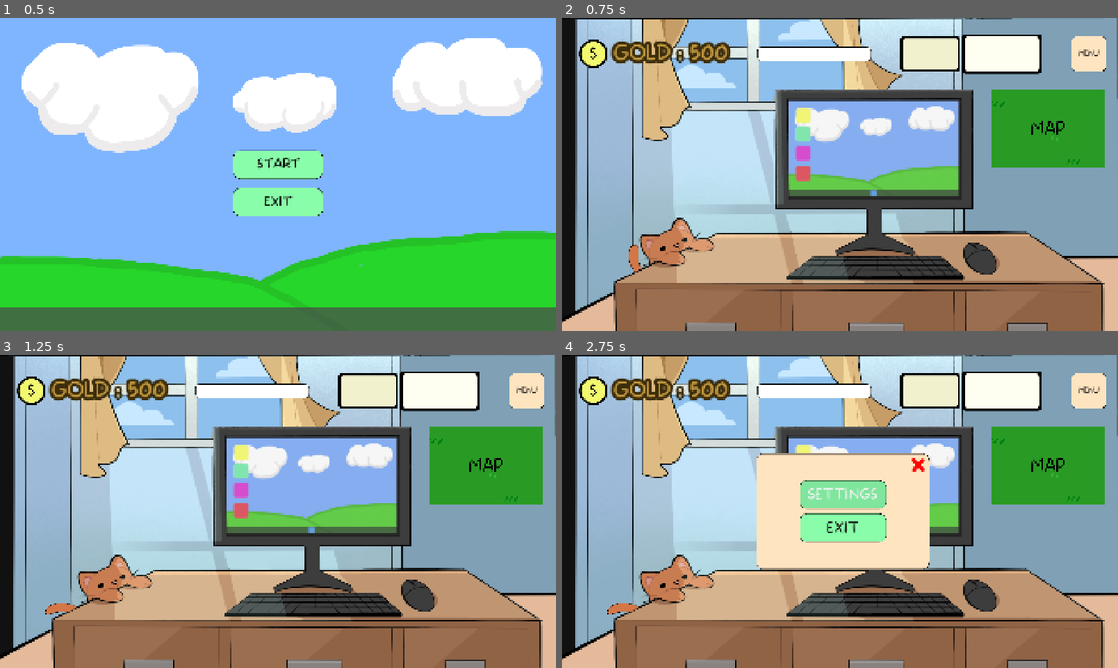
Above: before the commit, frames 1-4 (two rows, left to right).
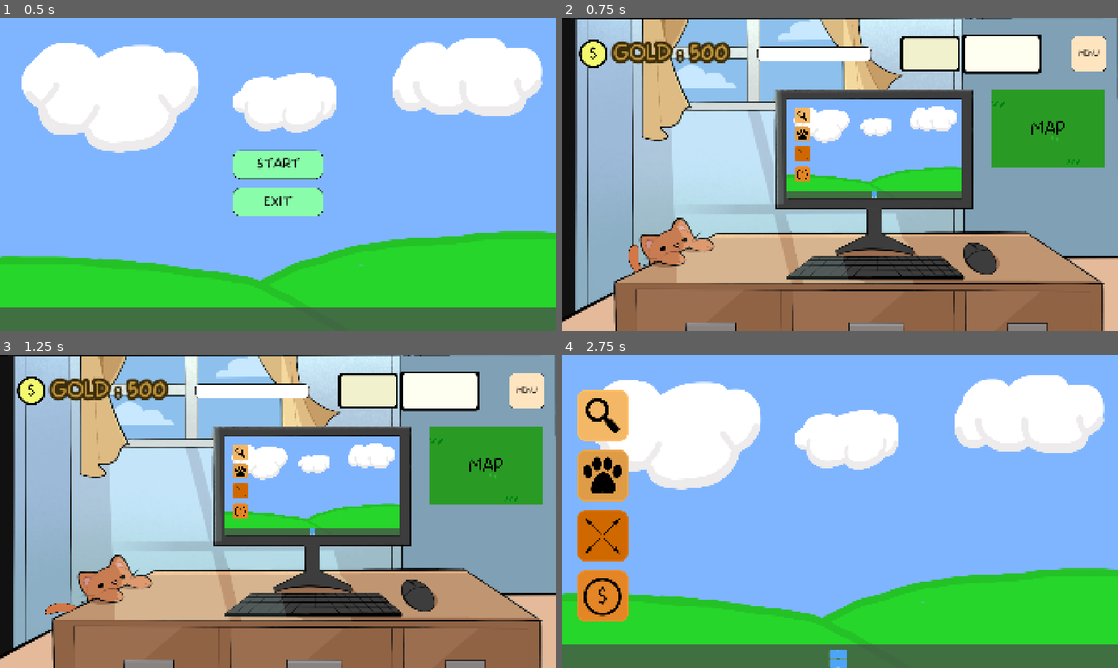
Above: after the commit, the same moments.

Repository: Gray-Alec58/gam-capstone
Game: Godot game, scene res://Scenes/start_screen.tscn
Same seed, same stepped clock (60 frames per second), same inputs: the game is played once before the commit and once after it.
Inputs:
- Up to frame 1 (0.5 s): no input
- Up to frame 2 (0.75 s): click "START" at 0.5 s
- Up to frame 3 (1.25 s): no input
- Up to frame 4 (2.75 s): click "MENU" at 1.25 s; click "SETTINGS" at 2 s

Frame 1 is identical in both runs. In frame 2, 3.3% of the frame differs, in the area x 40-72%, y 26-58%; in frame 3, 3.3%; in frame 4, 95%, in the area x 0-100%, y 0-100%.

Commit message:
computer transition anim WIP

Diff:
--- a/Scenes/ComputerTransition.tscn
+++ b/Scenes/ComputerTransition.tscn
@@ -15,7 +15,7 @@
 "times": PackedFloat32Array(0, 0.5),
 "transitions": PackedFloat32Array(1, 1),
 "update": 0,
-"values": [Vector2(780, 282.00003), Vector2(0, 0)]
+"values": [Vector2(778.00006, 284.00003), Vector2(0, 0)]
 }
 tracks/1/type = "value"
 tracks/1/imported = false
@@ -43,7 +43,7 @@
 "times": PackedFloat32Array(0, 0.5),
 "transitions": PackedFloat32Array(1, 1),
 "update": 0,
-"values": [Vector2(0, 0), Vector2(780, 282)]
+"values": [Vector2(0, 0), Vector2(788, 284)]
 }
 tracks/1/type = "value"
 tracks/1/imported = false
@@ -67,10 +67,10 @@
 [node name="ComputerTransitionAnim" type="Node2D" unique_id=1203946895]
 
 [node name="TextureRect" type="TextureRect" parent="." unique_id=518850762]
-offset_left = 780.0
-offset_top = 282.00003
-offset_right = 2700.001
-offset_bottom = 1362.0
+offset_left = 778.00006
+offset_top = 284.00003
+offset_right = 2698.0017
+offset_bottom = 1364.0
 scale = Vector2(0.312, 0.312)
 texture = ExtResource("1_b147v")
 stretch_mode = 4
--- a/Scenes/Scripts/computer.gd
+++ b/Scenes/Scripts/computer.gd
@@ -1,5 +1,9 @@
 extends Area2D
+
+@onready var CompTransitionAnim = $ComputerTransitionAnim/AnimationPlayer
 
 func _on_input_event(viewport: Node, event: InputEvent, shape_idx: int) -> void:
 	if event is InputEventMouseButton and event.button_index == MOUSE_BUTTON_LEFT:
+		CompTransitionAnim.play("Fade_In")
+		await get_tree().create_timer(0.5).timeout
 		get_tree().change_scene_to_file("res://Scenes/computer_background.tscn")
--- a/Scenes/Scripts/computer_screen.gd
+++ b/Scenes/Scripts/computer_screen.gd
@@ -1,4 +1,5 @@
 extends Control
+
 
 #exit computer screen and return to the main lobby scene
 func _on_exit_texture_button_pressed() -> void:
--- a/Scenes/office_scene.tscn
+++ b/Scenes/office_scene.tscn
@@ -7,6 +7,7 @@
 [ext_resource type="Script" uid="uid://ntfnre6lblwy" path="res://Scenes/Scripts/map_exit_area_2d.gd" id="4_rs28u"]
 [ext_resource type="FontFile" uid="uid://cg0sgnllbk1h7" path="res://Art/Fonts/more-sugar.thin.ttf" id="5_2pxgx"]
 [ext_resource type="Texture2D" uid="uid://dx1om4405l3yp" path="res://Art/catanims/tailsheet.png" id="7_2pxgx"]
+[ext_resource type="PackedScene" uid="uid://k27cmgf60qcn" path="res://Scenes/ComputerTransition.tscn" id="8_k6nbt"]
 
 [sub_resource type="AtlasTexture" id="AtlasTexture_k6nbt"]
 atlas = ExtResource("7_2pxgx")
@@ -94,6 +95,11 @@
 position = Vector2(645.2265, 271.25003)
 shape = SubResource("RectangleShape2D_1ofqy")
 
+[node name="ComputerTransitionAnim" parent="Computer" unique_id=1203946895 instance=ExtResource("8_k6nbt")]
+z_index = 1
+position = Vector2(0.20009957, 0)
+scale = Vector2(0.59989583, 0.6)
+
 [node name="MapExit" type="Sprite2D" parent="." unique_id=802230950]
 position = Vector2(1679, 383)
 scale = Vector2(0.20338544, 0.24953705)
--- a/Scenes/office_ui.tscn
+++ b/Scenes/office_ui.tscn
@@ -69,6 +69,7 @@
 [node name="MenuWindow" type="NinePatchRect" parent="MarginContainer" unique_id=1885412971]
 unique_name_in_owner = true
 visible = false
+z_index = 2
 custom_minimum_size = Vector2(600, 400)
 layout_mode = 2
 size_flags_horizontal = 4
Binary file changed: Art/ComputerBGTransition.png
Not shown, changed: Art/.DS_Store
